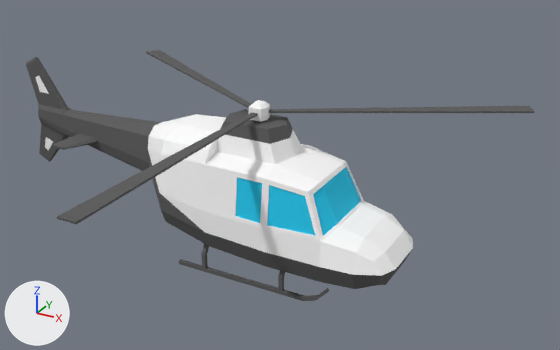
Two versions of the glTF model flight-tracker-site/public/models/helicopter.glb, one commit apart.
Both versions are drawn from a camera (50 mm lens) standing at (21.0, -33.4, 22.4) and looking at (3.1, -0.8, 6.1). Every picture has the same lights, and +X, +Y and +Z are marked at lower left. The older version comes first.
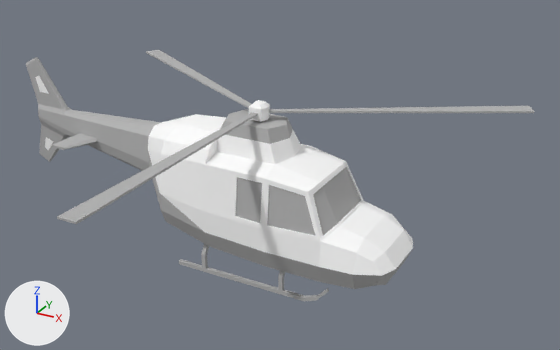
The newer file is also rescaled (x0.0341), turned or shifted as a whole; pictures and numbers use the older file's frame.

Changed parts and their boxes (x1, y1, x2, y2) in the pictures (560 x 350 px):
'Cube', recoloured (dark grey to grey)
    both: (26, 50, 535, 301)

The change in detail:
Material '039BE5' (mat_039be5) changes colour from cyan #1ccdf3 to grey #b3b3b3; in linear values from (0.0118, 0.608, 0.898) to (0.451, 0.451, 0.451).
Material '1A1A1A' (mat_1a1a1a) changes colour from dark grey #5a5a5a to grey #b3b3b3; in linear values from (0.102, 0.102, 0.102) to (0.451, 0.451, 0.451).
